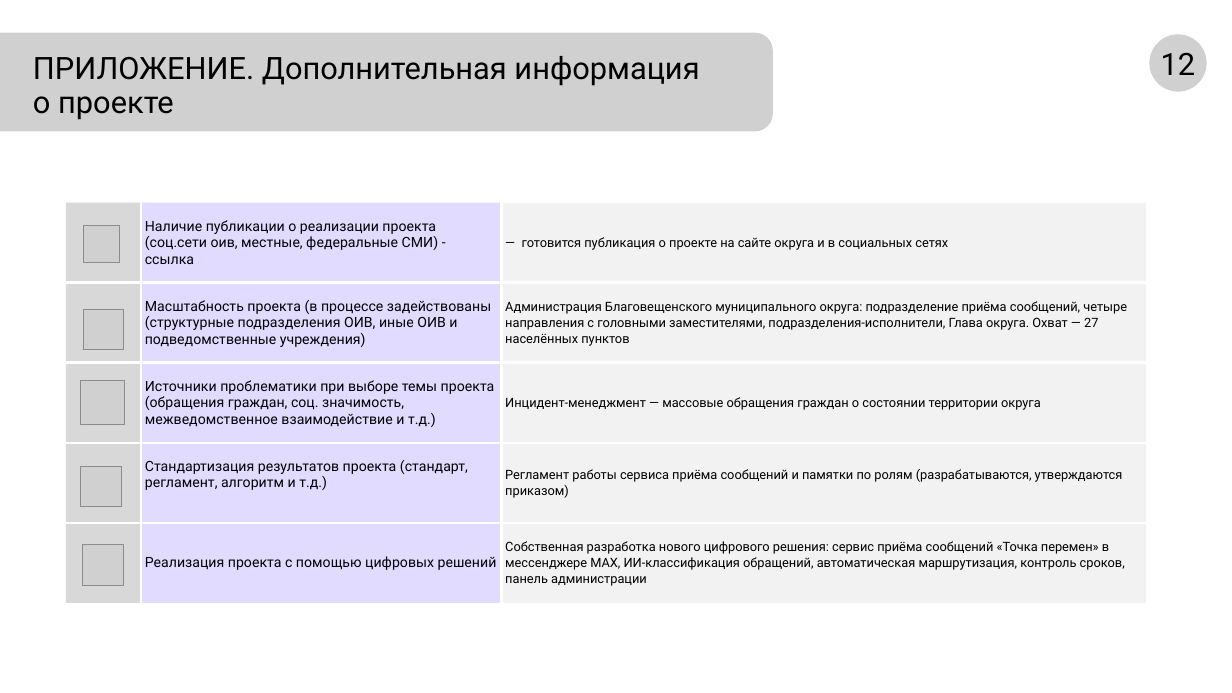
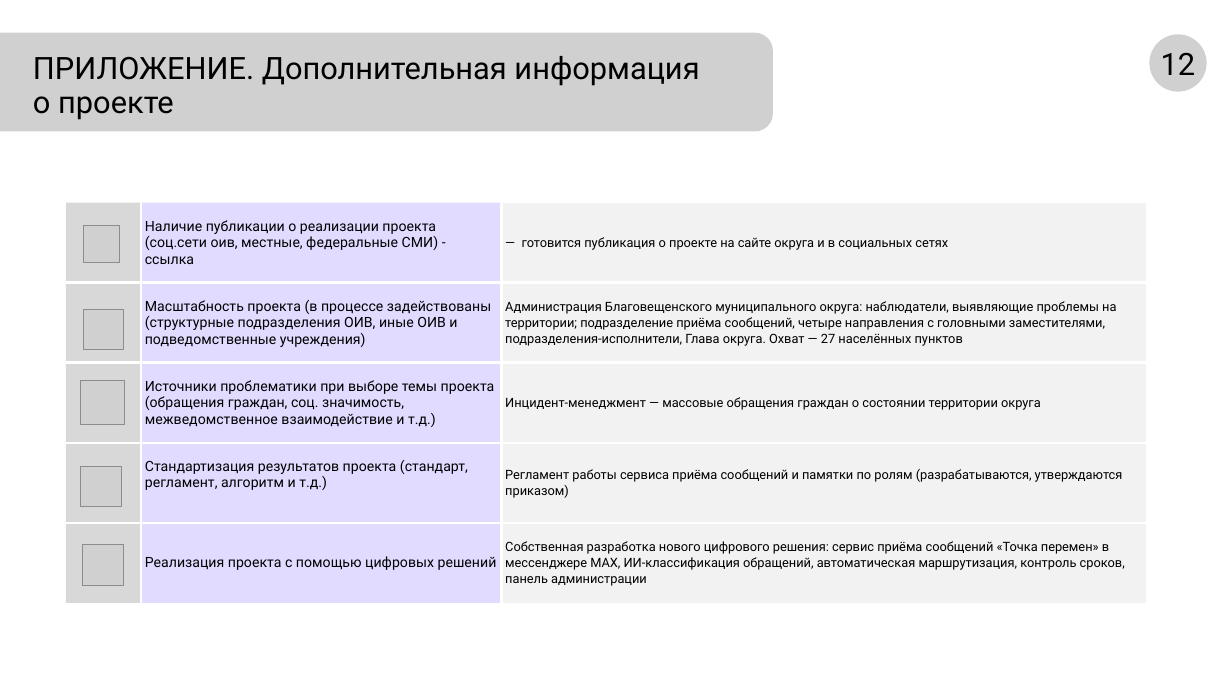
Before and after one commit to NiceGenn/Team-28-progress, a slide deck: slide 13 of файлы/prezentaciya-chernovik.pptx. Drawn at 1232x693 pixels with LibreOffice and Linux fonts; fonts in the diff are those of the drawing; grey boxes stand for pictures. Boxes give left, top, right and bottom in pixels: in the first picture for what was removed or moved away, otherwise in the second. Text is boxed around its words. In the diff, an @@ line names an element or a change of style, - is before the commit and + after.

```diff
--- a/файлы/prezentaciya-chernovik.pptx
+++ b/файлы/prezentaciya-chernovik.pptx
@@ table at <box>66,202,1146,603</box> @@
-row 2, column 3: Администрация Благовещенского муниципального округа: подразделение приёма сообщений, четыре направления с головными заместителями, подразделения-исполнители, Глава округа. Охват — 27 населённых пунктов
+row 2, column 3: Администрация Благовещенского муниципального округа: наблюдатели, выявляющие проблемы на территории; подразделение приёма сообщений, четыре направления с головными заместителями, подразделения-исполнители, Глава округа. Охват — 27 населённых пунктов
```
Also in this commit, not shown: 11 other slides changed, 23 other files.
